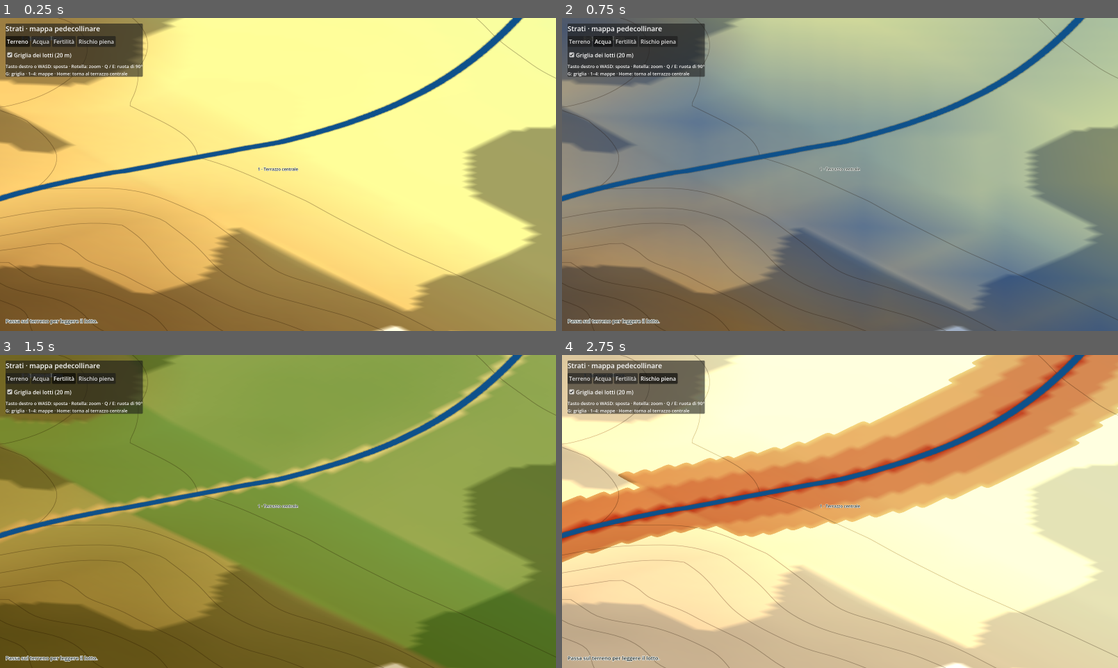
Above: before the commit, frames 1-4 (two rows, left to right).
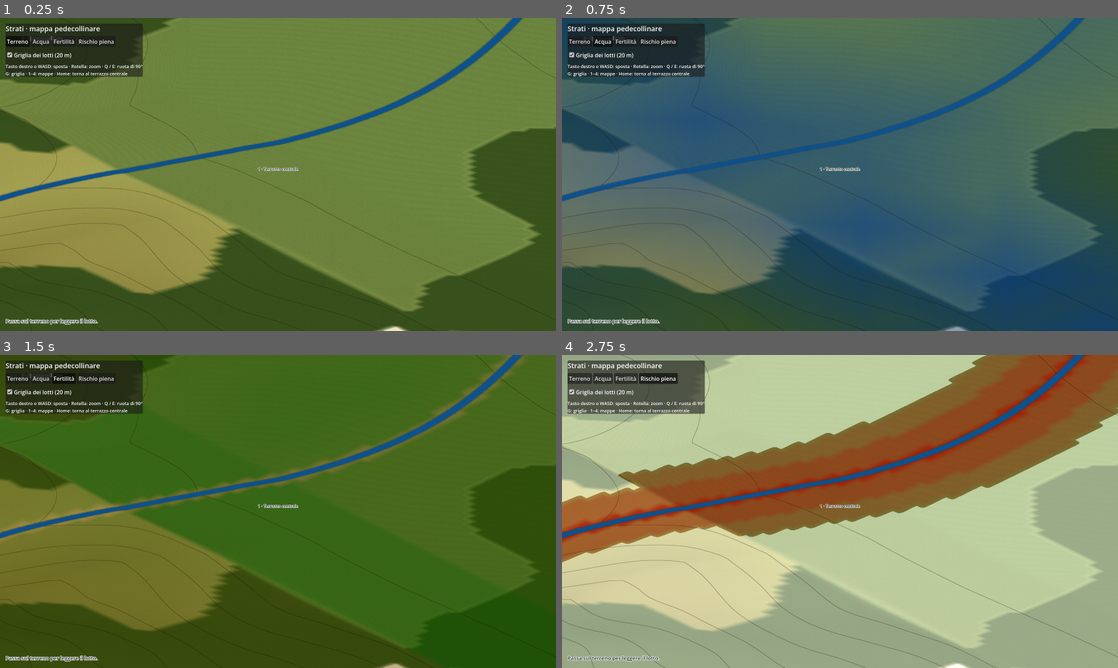
Above: after the commit, the same moments.

Repository: Elpoppius/Strati
Game: Godot game, scene res://scene/principale.tscn
Same seed, same stepped clock (60 frames per second), same inputs: the game is played once before the commit and once after it.
Inputs:
- Up to frame 1 (0.25 s): no input
- Up to frame 2 (0.75 s): click "Acqua" at 0.5 s
- Up to frame 3 (1.5 s): click "Fertilità" at 1.25 s
- Up to frame 4 (2.75 s): click "Rischio piena" at 2 s

The runs differ from the first frame. In frame 1, 97% of the frame differs, in the area x 0-100%, y 0-100%; in frame 2, 96%; in frame 3, 96%; in frame 4, 96%.

Commit message:
Prova di stile verosimile: texture procedurali, asset più dettagliati, querce con chioma di foglie, suolo d'erba nel terreno
Lo stile "plastico" è stato scartato da Fede e i relativi asset rimossi.

Co-Authored-By: Claude Opus 5.5 <noreply@anthropic.com>
Claude-Session: https://claude.ai/code/session_01N4eDGmuEoEcJQdC5u5KEMd

Diff:
--- a/gioco/script/terreno.gd
+++ b/gioco/script/terreno.gd
@@ -71,15 +71,17 @@
 	var img_acque := Image.create_from_data(d.lato_acqua, d.lato_acqua, false, Image.FORMAT_L8, d.distanza_acqua)
 	materiale.set_shader_parameter("acque", ImageTexture.create_from_image(img_acque))
 	materiale.set_shader_parameter("esagerazione", esag)
+	materiale.set_shader_parameter("suolo", load("res://asset/texture/erba.png"))
 	material_override = materiale
 
 
 func _colore(i: int) -> Color:
 	var t := dati.tipo[i]
+	# Il canale alfa dice allo shader quanto usare la texture d'erba (1) o il colore della zona (0).
 	if t == MappaDati.PALUDE:
-		return Color(COLORE_PALUDE, 1.0)
+		return Color(COLORE_PALUDE, 0.3)
 	if t == MappaDati.GESSI:
-		return Color(COLORE_GESSI, 1.0)
+		return Color(COLORE_GESSI, 0.2)
 	var q := dati.altezze[i]
 	var c: Color = TINTE[-1][1]
 	for j in TINTE.size() - 1:
@@ -88,9 +90,11 @@
 			c = TINTE[j][1].lerp(TINTE[j + 1][1], f)
 			break
 	# Sotto fiumi e torrenti resta la tinta del terreno: l'acqua la disegna lo shader.
+	var peso := 1.0 if dati.zona[i] != 3 else 0.65
 	if dati.copertura[i] > 127:
-		c = c.darkened(0.18)
-	return Color(c, 1.0)
+		c = Color8(78, 92, 58)
+		peso = 0.45
+	return Color(c, peso)
 
 
 func _texture_tematica() -> ImageTexture:
--- a/gioco/shader/terreno.gdshader
+++ b/gioco/shader/terreno.gdshader
@@ -7,6 +7,10 @@
 uniform sampler2D acque : filter_linear, repeat_disable;
 // 0 terreno, 1 acqua, 2 fertilità, 3 rischio di piena.
 uniform int modo = 0;
+// Texture del suolo, ripetuta ogni lato_suolo metri; realismo 0 = colori da plastico, 1 = suolo verosimile.
+uniform sampler2D suolo : source_color, filter_linear_mipmap, repeat_enable;
+uniform float lato_suolo = 9.0;
+uniform float realismo = 1.0;
 uniform float esagerazione = 1.5;
 uniform float passo_isoipse = 25.0;
 uniform float alfa_isoipse = 0.35;
@@ -25,6 +29,14 @@
 void fragment() {
 	// I colori dei vertici sono in sRGB: si convertono in lineare per l'illuminazione.
 	vec3 base = pow(COLOR.rgb, vec3(2.2));
+	// Suolo verosimile: la texture dell'erba, tinta dal colore della zona (più secca in collina, più verde in pianura).
+	vec3 tex_suolo = texture(suolo, pos_mondo.xz / lato_suolo).rgb;
+	vec3 tex_largo = texture(suolo, pos_mondo.xz / (lato_suolo * 7.3)).rgb;
+	float lum = max(dot(base, vec3(0.333)), 1e-3);
+	vec3 tinta = base / lum;
+	vec3 verosimile = tex_suolo * mix(vec3(1.0), tex_largo / max(dot(tex_largo, vec3(0.333)), 1e-3), 0.35) * mix(vec3(1.0), tinta, 0.3) * 0.78;
+	verosimile = mix(vec3(dot(verosimile, vec3(0.299, 0.587, 0.114))), verosimile, 0.72);
+	base = mix(base, verosimile, realismo * COLOR.a);
 	vec4 t = texture(tematici, UV);
 	vec3 col = base;
 	{
--- /dev/null
+++ b/gioco/test/foto_asset.gd
@@ -0,0 +1,56 @@
+extends SceneTree
+## Posa alcuni asset sul terreno vicino al terrazzo centrale e salva un'immagine reale del gioco.
+## Uso: xvfb-run -a -s "-screen 0 1600x900x24" godot --path gioco --rendering-driver opengl3 --resolution 1600x900 -s res://test/foto_asset.gd -- uscita.png cartella_asset [dimensione_vista]
+
+var _scena: Node
+var _f := 0
+var _uscita := "user://foto_asset.png"
+var _cartella := "res://asset/prove_stile"
+var _dim := 80.0
+
+## Posizioni relative al sito (metri, x verso est, z verso sud).
+const DISPOSIZIONE := {
+	"casa_lunga_media": Vector3(-14, 0, 4),
+	"capanna_tonda": Vector3(6, 0, 12),
+	"granaio_su_pali": Vector3(4, 0, -2),
+	"quercia_1": Vector3(-6, 0, -20),
+	"quercia_2": Vector3(20, 0, -10),
+}
+
+
+func _initialize() -> void:
+	var args := OS.get_cmdline_user_args()
+	if args.size() > 0:
+		_uscita = args[0]
+	if args.size() > 1:
+		_cartella = args[1]
+	if args.size() > 2:
+		_dim = float(args[2])
+	_scena = load("res://scene/principale.tscn").instantiate()
+	root.add_child(_scena)
+
+
+func _process(_delta: float) -> bool:
+	_f += 1
+	if _f == 3:
+		var cam: CameraIsometrica = _scena.cam
+		var centro := cam.bersaglio
+		for nome in DISPOSIZIONE:
+			var percorso := "%s/%s.glb" % [_cartella, nome]
+			var scena := load(percorso) as PackedScene
+			if scena == null:
+				continue
+			var nodo: Node3D = scena.instantiate()
+			var p: Vector3 = centro + DISPOSIZIONE[nome]
+			p.y = _scena.terreno.quota_mondo(p.x, p.z)
+			nodo.position = p
+			_scena.add_child(nodo)
+		cam.dimensione = _dim
+		cam.dimensione_obiettivo = _dim
+		_scena.griglia_attiva = false
+		cam.aggiorna()
+	if _f == 40:
+		root.get_texture().get_image().save_png(_uscita)
+		print("Foto salvata: ", _uscita)
+		quit(0)
+	return false
--- a/gioco/test/verifica_asset.gd
+++ b/gioco/test/verifica_asset.gd
@@ -2,7 +2,7 @@
 ## Verifica gli asset 3D: si caricano, poggiano sul suolo (base a quota 0) e hanno misure plausibili.
 ## Uso: godot --headless --path gioco -s res://test/verifica_asset.gd
 
-const CARTELLE := ["res://asset/villaggio"]
+const CARTELLE := ["res://asset/prove_stile"]
 const ALTEZZA_MAX := 20.0
 const LATO_MAX := 25.0
 
@@ -28,7 +28,8 @@
 			var nodo: Node3D = scena.instantiate()
 			var box := _aabb(nodo)
 			nodo.free()
-			var ok := absf(box.position.y) < 0.05 and box.size.y < ALTEZZA_MAX and box.size.x < LATO_MAX and box.size.z < LATO_MAX and box.size.y > 0.5
+			# La base sta a quota 0; alberi e pali possono affondare fino a 30 cm, per non restare sospesi sui pendii.
+			var ok := box.position.y > -0.3 and box.position.y < 0.05 and box.size.y < ALTEZZA_MAX and box.size.x < LATO_MAX and box.size.z < LATO_MAX and box.size.y > 0.5
 			controlla(ok, "%s: %.1f x %.1f x %.1f m, base a quota %.2f" % [file.get_basename(), box.size.x, box.size.z, box.size.y, box.position.y])
 	controlla(totale > 0, "trovati %d asset" % totale)
 	print("Verifica completata: %s" % ("nessun errore" if _errori == 0 else "%d errori" % _errori))
Binary file added: gioco/asset/prove_stile/capanna_tonda.glb
Not shown, added: gioco/asset/prove_stile/capanna_tonda.glb.import
Binary file added: gioco/asset/prove_stile/capanna_tonda_argilla.png
Not shown, added: gioco/asset/prove_stile/capanna_tonda_argilla.png.import
Binary file added: gioco/asset/prove_stile/capanna_tonda_legno.png
Not shown, added: gioco/asset/prove_stile/capanna_tonda_legno.png.import
Binary file added: gioco/asset/prove_stile/capanna_tonda_paglia.png
Not shown, added: gioco/asset/prove_stile/capanna_tonda_paglia.png.import
Binary file added: gioco/asset/prove_stile/casa_lunga_media.glb
Not shown, added: gioco/asset/prove_stile/casa_lunga_media.glb.import
Binary file added: gioco/asset/prove_stile/casa_lunga_media_argilla.png
Not shown, added: gioco/asset/prove_stile/casa_lunga_media_argilla.png.import
(and 68 more such lines)
